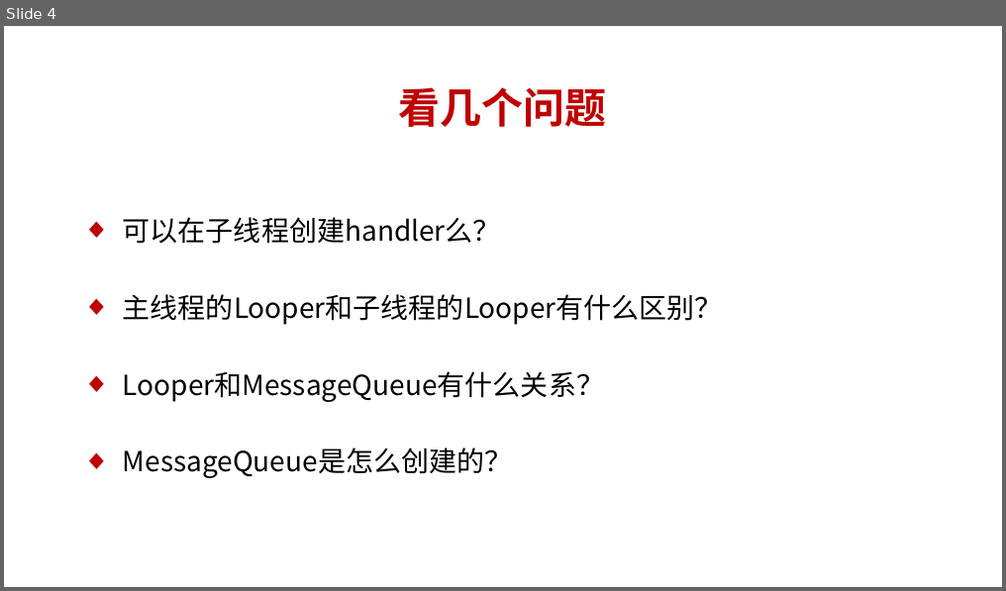
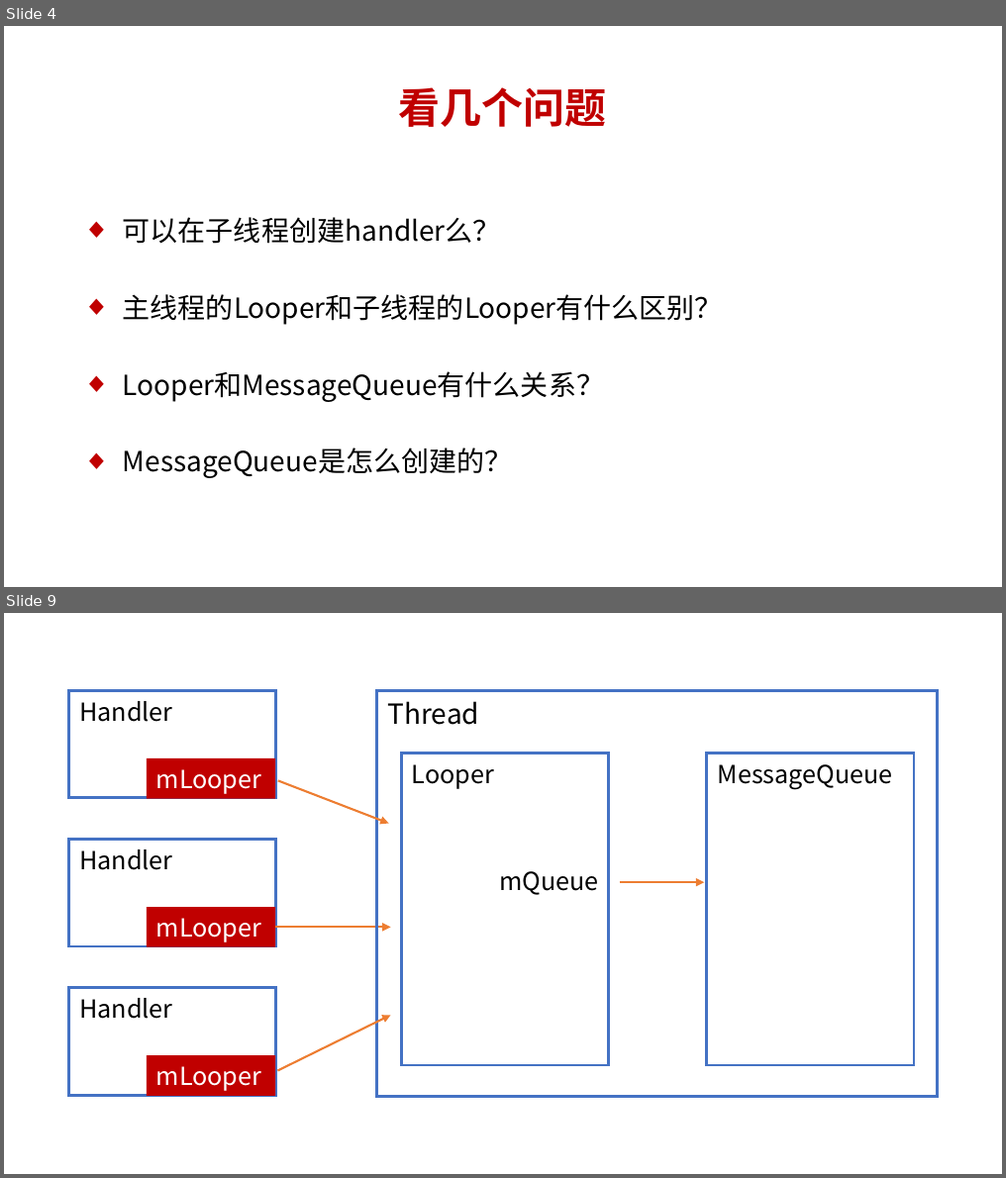
Before and after one commit to dingjikerbo/Android-Interview, a slide deck: Android Framework课程/第10章 线程通信/10.1 说说线程的消息队列是怎么创建的.pptx. Shown one above the other, each under a label of ours: slide 4 before the commit, slides 4 and 9 after it; the slides between them are not shown. The pictures are 1006x591 and 1006x1178 pixels, drawn with LibreOffice and Linux fonts; fonts in the diff are those of the drawing. Boxes give left, top, right and bottom in pixels: in the first picture for what was removed or moved away, otherwise in the second. Text is boxed around its words. In the diff, an @@ line names an element or a change of style, - is before the commit and + after.

```diff
--- a/Android Framework课程/第10章 线程通信/10.1 说说线程的消息队列是怎么创建的.pptx
+++ b/Android Framework课程/第10章 线程通信/10.1 说说线程的消息队列是怎么创建的.pptx
@@ slide 9 added at box(4, 613, 1002, 1174), background #FFFFFF @@
@@ group added at box(69, 691, 937, 1097): 9 rectangles, 7 texts, 4 arrows @@
+Handler
+mLooper
+Looper
+MessageQueue
+mQueue
+Thread
+Handler
+mLooper
+Handler
+mLooper
```
Also in this commit, not shown: 1 slide changed, 11 other slides added, 1 slide removed, 11 other files.
